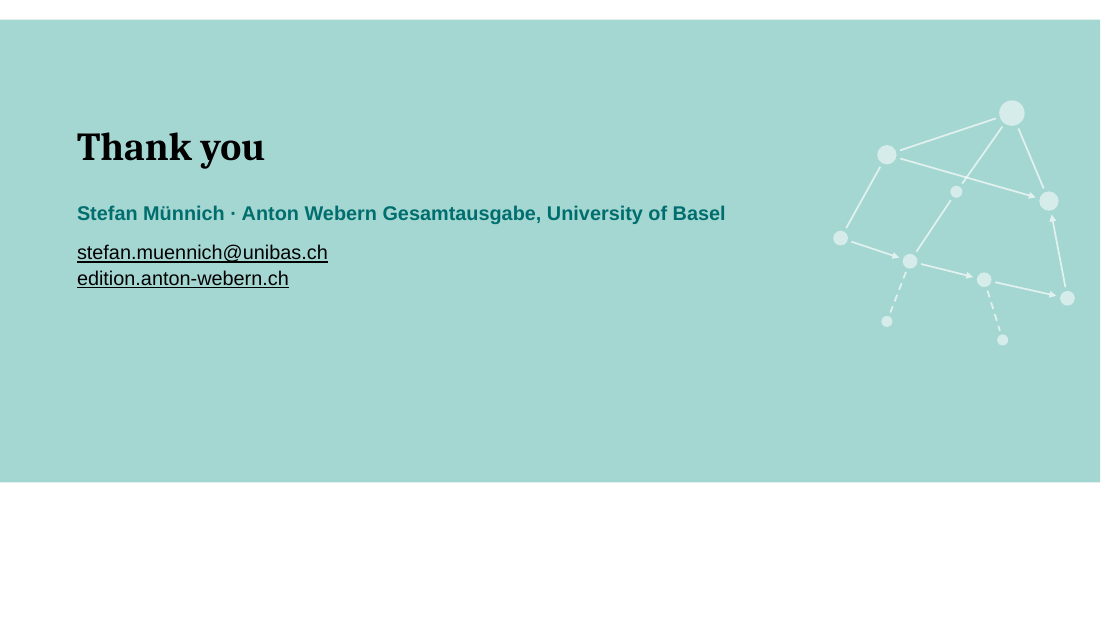
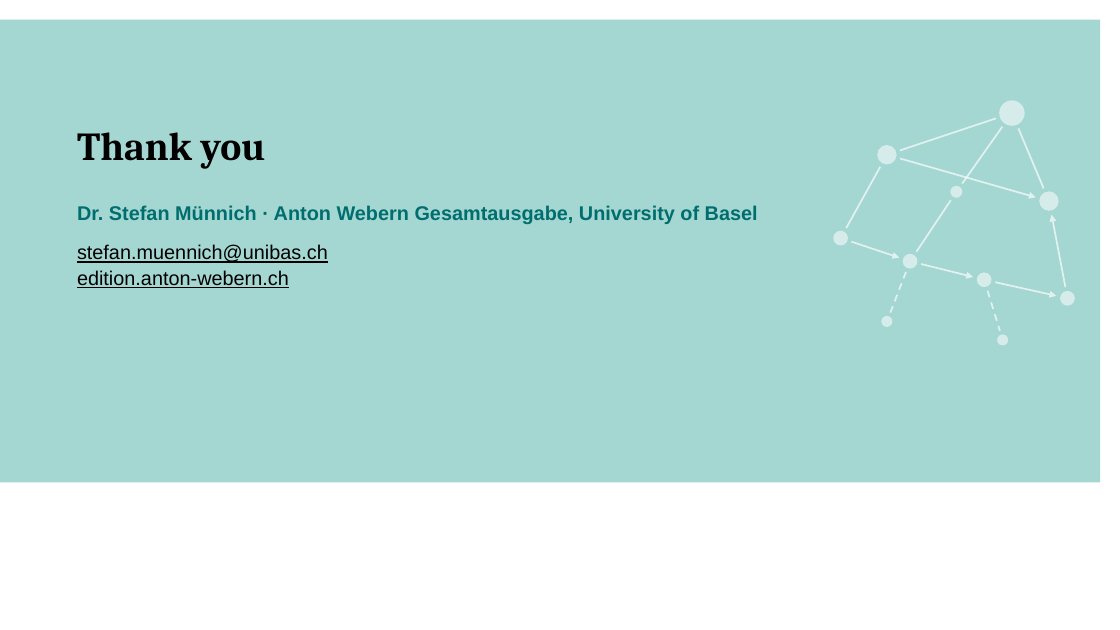
Before and after one commit to musicEnfanthen/presentations, a slide deck: slide 20 of genetics2026/AWG-Graph-Talk.pptx (slide 14 before the commit). Drawn at 1120x630 pixels with LibreOffice and Linux fonts; fonts in the diff are those of the drawing; background and template pictures are left out. Boxes give left, top, right and bottom in pixels: in the first picture for what was removed or moved away, otherwise in the second. Text is boxed around its words. In the diff, an @@ line names an element or a change of style, - is before the commit and + after.

```diff
--- a/genetics2026/AWG-Graph-Talk.pptx
+++ b/genetics2026/AWG-Graph-Talk.pptx
@@ text at box(77, 205, 758, 224): text changed @@
-Stefan Münnich · Anton Webern Gesamtausgabe, University of Basel
+Dr. Stefan Münnich · Anton Webern Gesamtausgabe, University of Basel
```
Also in this commit, not shown: 12 other slides changed, 7 slides added, 1 slide removed, 13 other files.
